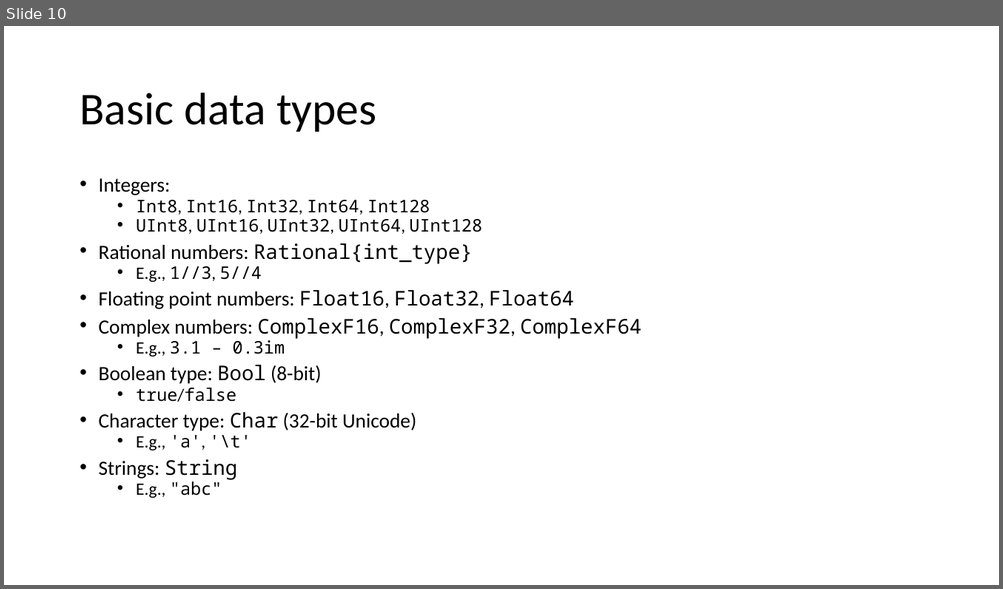
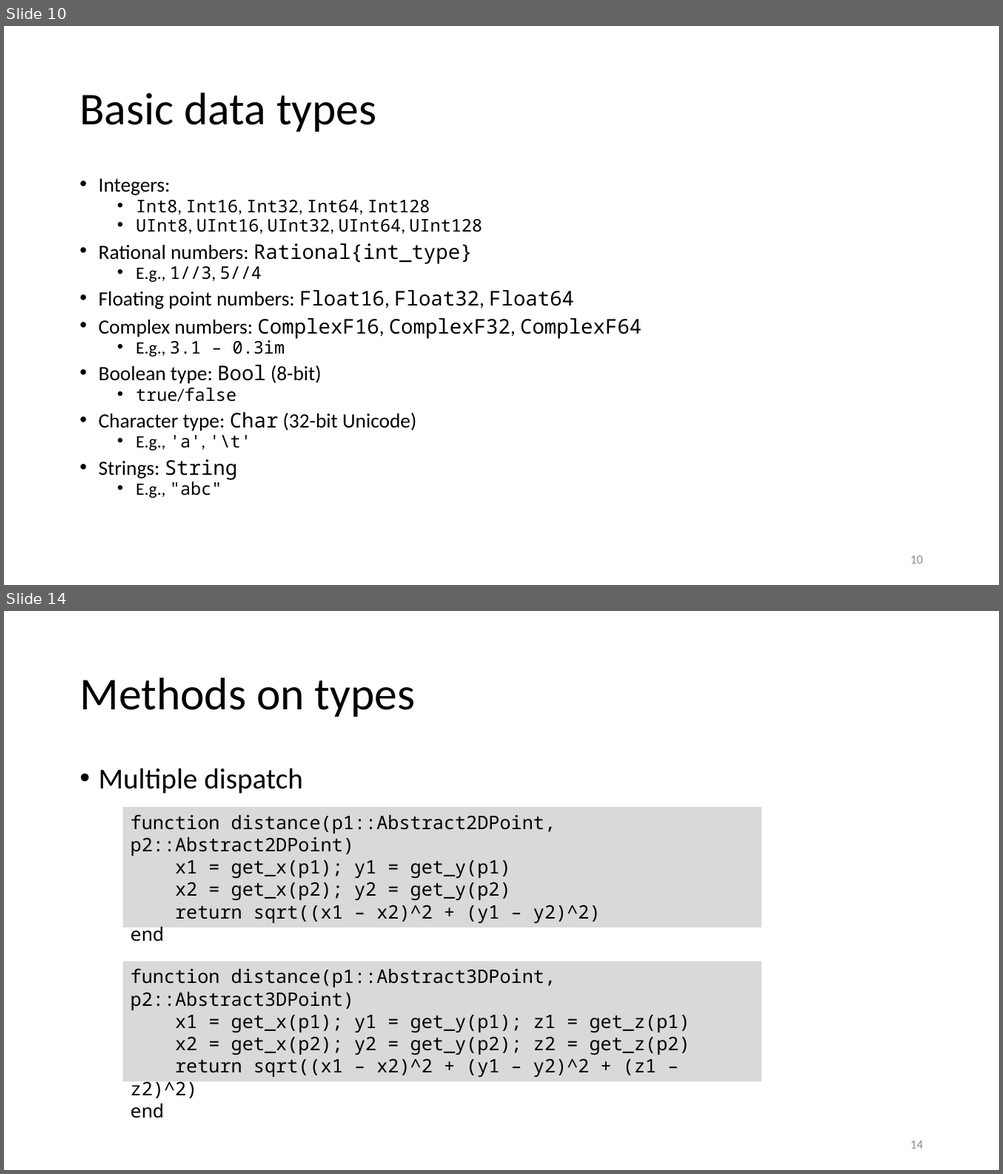
Before and after one commit to gjbex/Julia_good_bad_ugly, a slide deck: Julia,_good_back_ugly.pptx. Shown one above the other, each under a label of ours: slide 10 before the commit, slides 10 and 14 after it; the slides between them are not shown. The pictures are 1003x589 and 1003x1174 pixels, drawn with LibreOffice and Linux fonts; fonts in the diff are those of the drawing. Boxes give left, top, right and bottom in pixels: in the first picture for what was removed or moved away, otherwise in the second. Text is boxed around its words. In the diff, an @@ line names an element or a change of style, - is before the commit and + after.

Commit message:
Add slides on abstract types, subtypes and traits

```diff
--- a/Julia,_good_back_ugly.pptx
+++ b/Julia,_good_back_ugly.pptx
@@ slide 14 added at [4,611,999,1170], background #FFFFFF @@
@@ title added at [79,678,415,717], 44 pt, text #000000 @@
+Methods on types
@@ text added at [99,768,303,794], 28 pt, text #000000 @@
+• Multiple dispatch
@@ rectangle added at [122,807,761,928], fill #D9D9D9, 18 pt, text #000000 @@
+function distance(p1::Abstract2DPoint, p2::Abstract2DPoint)
+x1 = get_x(p1); y1 = get_y(p1)
+x2 = get_x(p2); y2 = get_y(p2)
+return sqrt((x1 – x2)^2 + (y1 – y2)^2)
+end
@@ rectangle added at [122,962,761,1082], fill #D9D9D9, 18 pt, text #000000 @@
+function distance(p1::Abstract3DPoint, p2::Abstract3DPoint)
+x1 = get_x(p1); y1 = get_y(p1); z1 = get_z(p1)
+x2 = get_x(p2); y2 = get_y(p2); z2 = get_z(p2)
+return sqrt((x1 – x2)^2 + (y1 – y2)^2 + (z1 – z2)^2)
+end
@@ page number added at [910,1141,922,1149], 12 pt, text #8C8C8C @@
+14
@@ slide 10 changed as well @@
@@ page number added at [910,556,922,564], 12 pt, text #8C8C8C @@
+10
```
Also in this commit, not shown: 10 other slides changed, 4 other slides added, 1 slide removed.
